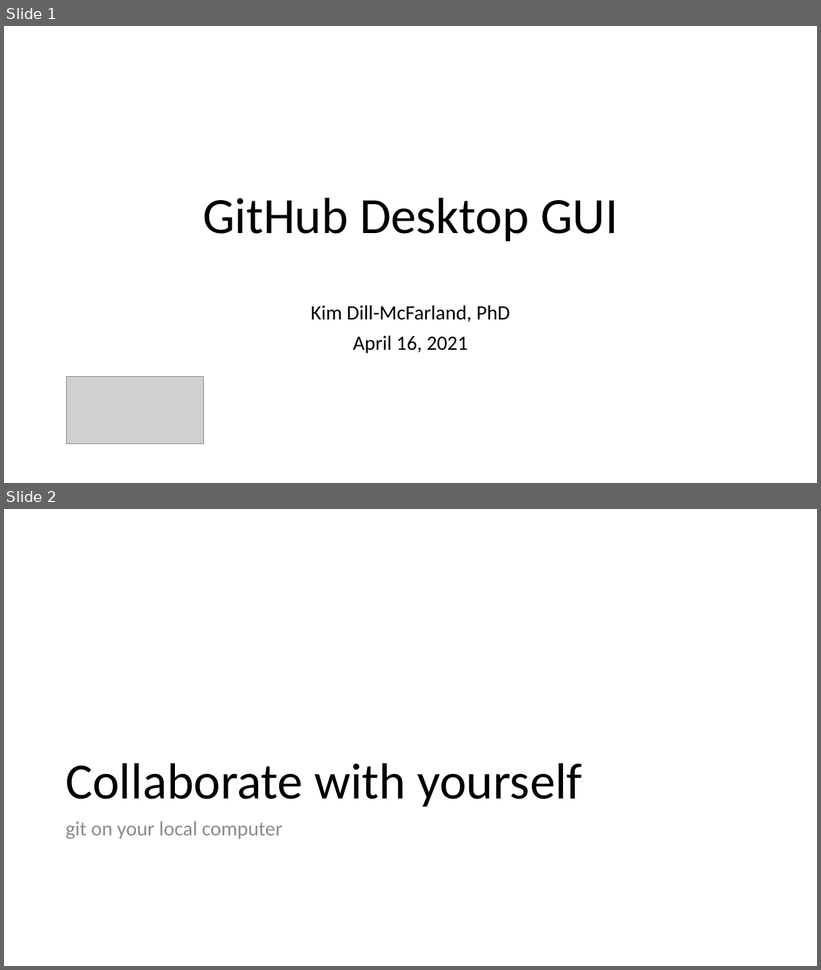
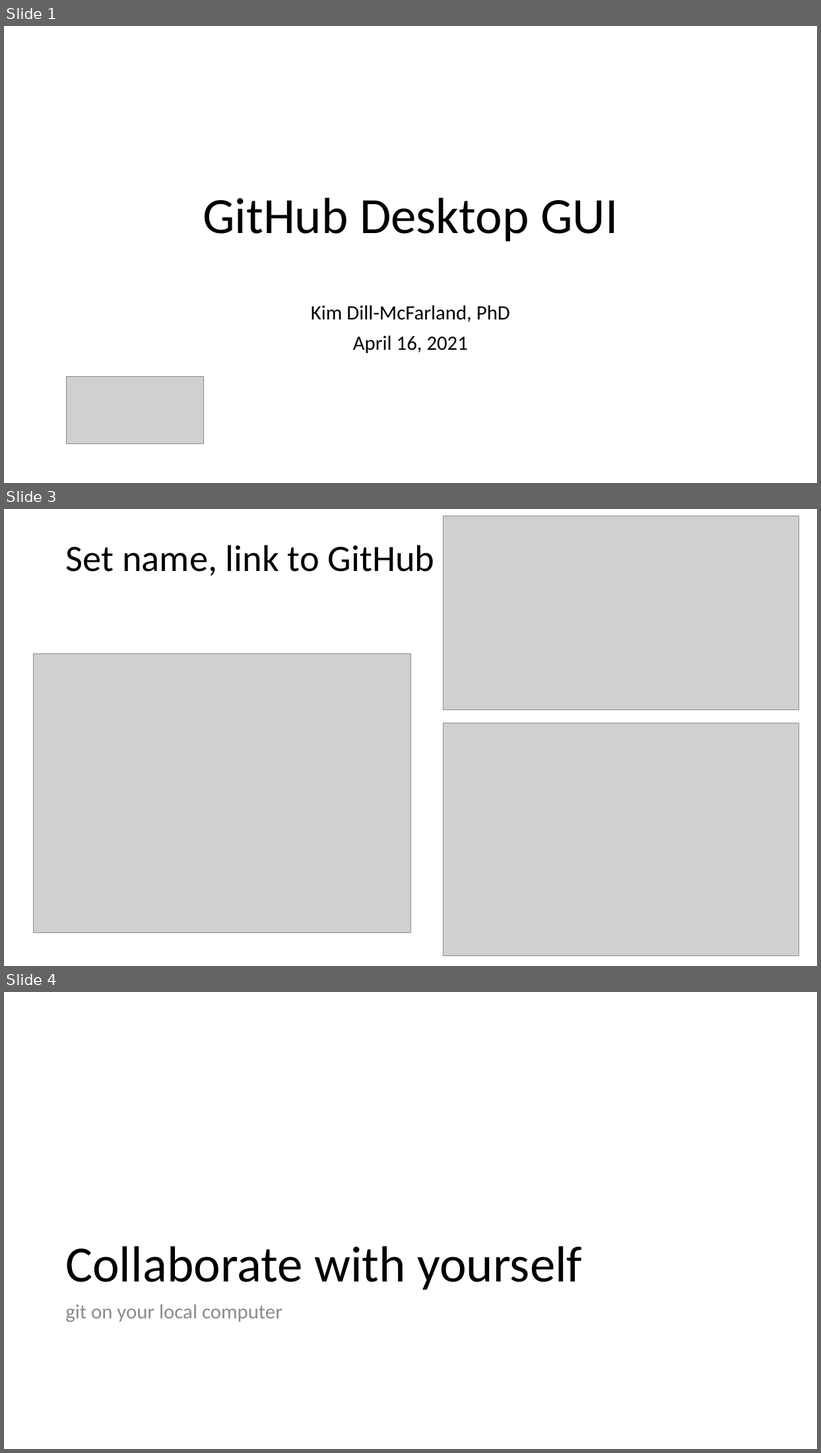
Before and after one commit to kdillmcfarland/2021-04-02-r-ladies-seattle-online, a slide deck: _episodes/R-ladies/2021-04-16_git.GUI.pptx. Shown one above the other, each under a label of ours: slides 1 and 2 before the commit, slides 1, 3 and 4 after it; the slides between them are not shown. The pictures are 821x970 and 821x1453 pixels, drawn with LibreOffice and Linux fonts; fonts in the diff are those of the drawing; grey boxes stand for pictures. Boxes give left, top, right and bottom in pixels: in the first picture for what was removed or moved away, otherwise in the second. Text is boxed around its words. In the diff, an @@ line names an element or a change of style, - is before the commit and + after.

```diff
--- a/_episodes/R-ladies/2021-04-16_git.GUI.pptx
+++ b/_episodes/R-ladies/2021-04-16_git.GUI.pptx
@@ slide 3 added at (4,509,817,966), background #FFFFFF @@
@@ picture added at (444,516,799,710) @@
@@ title added at (66,545,435,576), 44 pt, text #000000 @@
+Set name, link to GitHub
@@ picture added at (33,654,411,933) @@
@@ picture added at (444,723,799,956) @@
@@ what was slide 2 is now slide 4 @@
```
Also in this commit, not shown: 1 other slide added, 3 slides removed, 2 other files.
